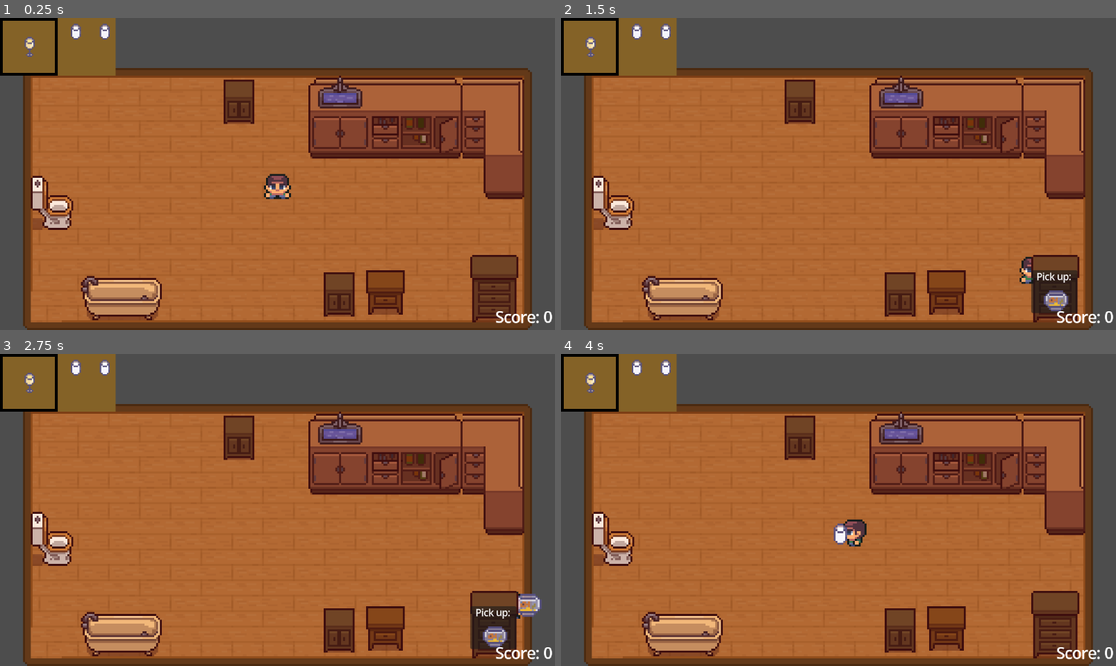
Above: before the commit, frames 1-4 (two rows, left to right).
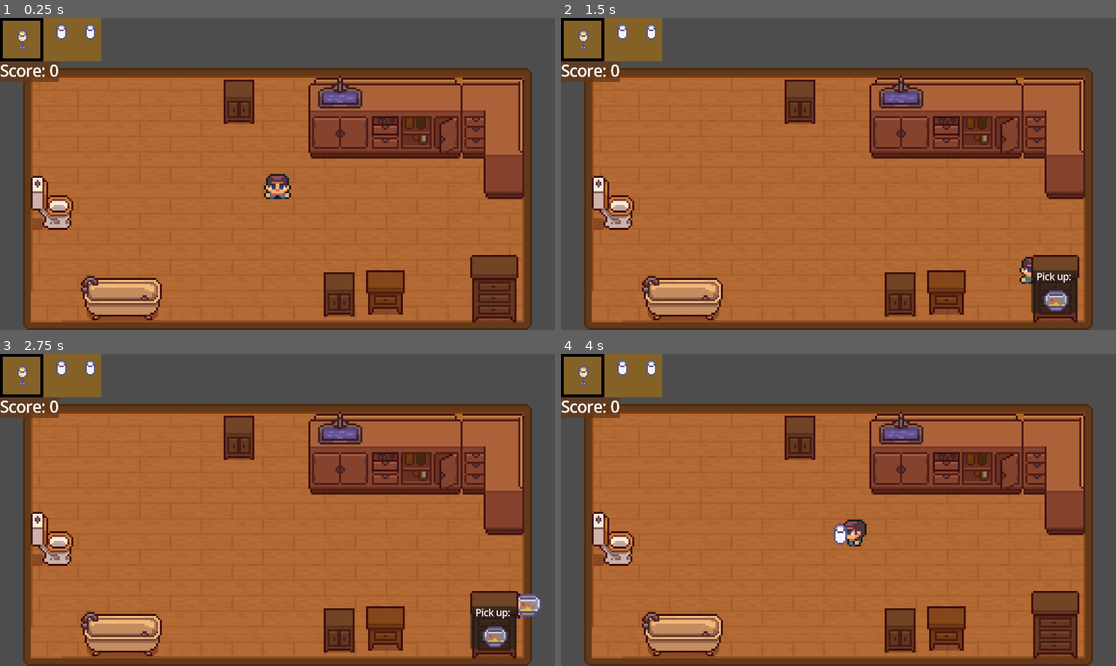
Above: after the commit, the same moments.

Repository: TristanAerikou/reagent_gamejam2026
Game: Godot game, scene res://scenes/main_scene.tscn
Two runs of this game, one before a commit and one after it. Both use one fixed random seed, a clock stepped at 60 frames per second and the inputs below.
Inputs:
- Up to frame 1 (0.25 s): no input
- Up to frame 2 (1.5 s): tap Enter at 0.5 s; hold D (ui_right) 0.53-1.28 s; tap F (drink) at 0.6, 1.35 s; tap Space (ui_select) at 0.77 s; hold S (ui_down) from 1.28 s (still down)
- Up to frame 3 (2.75 s): tap Space (ui_select) at 1.52, 2 s; release S (ui_down) at 2.03 s; hold D (ui_right) from 2.03 s (still down); tap F (drink) at 2.1 s
- Up to frame 4 (4 s): tap Enter at 2.75 s; release D (ui_right) at 2.78 s; hold Z (ui_up) 2.78-3.53 s; tap F (drink) at 2.85, 3.6 s; tap Space (ui_select) at 3.02, 3.77 s; hold Q (ui_left) from 3.53 s (still down)

The runs differ from the first frame. In frame 1, 2.3% of the frame differs, in the area x 0-100%, y 0-98%; in frame 2, 2.3%; in frame 3, 2.3%; in frame 4, 2.3%.

Commit message:
water in badkuip

Diff:
--- a/reagent-26-gamejam-project/scenes/main_scene.tscn
+++ b/reagent-26-gamejam-project/scenes/main_scene.tscn
@@ -309,6 +309,9 @@
 	%Orders.add_child.call_deferred(order)
 "
 
+[sub_resource type="StyleBoxFlat" id="StyleBoxFlat_c1pb6"]
+bg_color = Color(0.3882353, 0.21568628, 0.08627451, 0.7607843)
+
 [sub_resource type="RectangleShape2D" id="RectangleShape2D_si52b"]
 size = Vector2(90, 34)
 
@@ -357,55 +360,63 @@
 atlas = ExtResource("6_c16ls")
 region = Rect2(48, 0, 16, 32)
 
+[sub_resource type="AtlasTexture" id="AtlasTexture_7nt27"]
+atlas = ExtResource("6_c16ls")
+region = Rect2(144, 256, 32, 32)
+
+[sub_resource type="AtlasTexture" id="AtlasTexture_c1pb6"]
+atlas = ExtResource("2_7ykc4")
+region = Rect2(0, 80, 16, 16)
+
+[sub_resource type="RectangleShape2D" id="RectangleShape2D_mngbo"]
+size = Vector2(40, 48)
+
+[sub_resource type="AtlasTexture" id="AtlasTexture_si52b"]
+atlas = ExtResource("2_7ykc4")
+region = Rect2(48, 112, 16, 16)
+
+[sub_resource type="RectangleShape2D" id="RectangleShape2D_4w45t"]
+size = Vector2(27.999998, 32)
+
+[sub_resource type="AtlasTexture" id="AtlasTexture_k6f3i"]
+atlas = ExtResource("2_7ykc4")
+region = Rect2(0, 32, 16, 16)
+
+[sub_resource type="RectangleShape2D" id="RectangleShape2D_xdqt8"]
+size = Vector2(28, 32)
+
+[sub_resource type="AtlasTexture" id="AtlasTexture_xdqt8"]
+atlas = ExtResource("2_7ykc4")
+region = Rect2(48, 48, 16, 16)
+
+[sub_resource type="RectangleShape2D" id="RectangleShape2D_58gk3"]
+size = Vector2(32, 32)
+
+[sub_resource type="AtlasTexture" id="AtlasTexture_adb74"]
+atlas = ExtResource("2_7ykc4")
+region = Rect2(16, 80, 16, 16)
+
+[sub_resource type="RectangleShape2D" id="RectangleShape2D_u0fll"]
+size = Vector2(28, 28)
+
+[sub_resource type="AtlasTexture" id="AtlasTexture_18nlu"]
+atlas = ExtResource("2_7ykc4")
+region = Rect2(0, 96, 16, 16)
+
+[sub_resource type="RectangleShape2D" id="RectangleShape2D_r6p65"]
+size = Vector2(32, 28)
+
+[sub_resource type="AtlasTexture" id="AtlasTexture_bcnxi"]
+atlas = ExtResource("6_c16ls")
+region = Rect2(80, 256, 48, 32)
+
+[sub_resource type="AtlasTexture" id="AtlasTexture_58gk3"]
+atlas = ExtResource("4_c1pb6")
+region = Rect2(80, 256, 48, 32)
+
 [sub_resource type="AtlasTexture" id="AtlasTexture_01n6w"]
 atlas = ExtResource("6_c16ls")
 region = Rect2(80, 256, 48, 32)
-
-[sub_resource type="AtlasTexture" id="AtlasTexture_7nt27"]
-atlas = ExtResource("6_c16ls")
-region = Rect2(144, 256, 32, 32)
-
-[sub_resource type="AtlasTexture" id="AtlasTexture_c1pb6"]
-atlas = ExtResource("2_7ykc4")
-region = Rect2(0, 80, 16, 16)
-
-[sub_resource type="RectangleShape2D" id="RectangleShape2D_mngbo"]
-size = Vector2(40, 48)
-
-[sub_resource type="AtlasTexture" id="AtlasTexture_si52b"]
-atlas = ExtResource("2_7ykc4")
-region = Rect2(48, 112, 16, 16)
-
-[sub_resource type="RectangleShape2D" id="RectangleShape2D_4w45t"]
-size = Vector2(27.999998, 32)
-
-[sub_resource type="AtlasTexture" id="AtlasTexture_k6f3i"]
-atlas = ExtResource("2_7ykc4")
-region = Rect2(0, 32, 16, 16)
-
-[sub_resource type="RectangleShape2D" id="RectangleShape2D_xdqt8"]
-size = Vector2(28, 32)
-
-[sub_resource type="AtlasTexture" id="AtlasTexture_xdqt8"]
-atlas = ExtResource("2_7ykc4")
-region = Rect2(48, 48, 16, 16)
-
-[sub_resource type="RectangleShape2D" id="RectangleShape2D_58gk3"]
-size = Vector2(32, 32)
-
-[sub_resource type="AtlasTexture" id="AtlasTexture_adb74"]
-atlas = ExtResource("2_7ykc4")
-region = Rect2(16, 80, 16, 16)
-
-[sub_resource type="RectangleShape2D" id="RectangleShape2D_u0fll"]
-size = Vector2(28, 28)
-
-[sub_resource type="AtlasTexture" id="AtlasTexture_18nlu"]
-atlas = ExtResource("2_7ykc4")
-region = Rect2(0, 96, 16, 16)
-
-[sub_resource type="RectangleShape2D" id="RectangleShape2D_r6p65"]
-size = Vector2(32, 28)
 
 [sub_resource type="RectangleShape2D" id="RectangleShape2D_bcnxi"]
 size = Vector2(48, 26)
@@ -445,26 +456,22 @@
 offset_left = -144.0
 offset_top = -81.0
 offset_right = -104.0
-offset_bottom = -41.0
+offset_bottom = -51.0
 scale = Vector2(0.75, 0.75)
 metadata/_edit_use_anchors_ = true
 
-[node name="ScoreLabel" type="Label" parent="Camera2D" unique_id=1791488816]
+[node name="Score" type="PanelContainer" parent="Camera2D" unique_id=1767068375]
+offset_left = -144.0
+offset_top = -59.0
+offset_right = -83.0
+offset_bottom = -36.666664
+scale = Vector2(0.5, 0.5)
+theme_override_styles/panel = SubResource("StyleBoxFlat_c1pb6")
+
+[node name="ScoreLabel" type="Label" parent="Camera2D/Score" unique_id=1791488816]
 unique_name_in_owner = true
 z_index = 5
-anchors_preset = 3
-anchor_left = 1.0
-anchor_top = 1.0
-anchor_right = 1.0
-anchor_bottom = 1.0
-offset_left = 88.0
-offset_top = 61.0
-offset_right = 149.0
-offset_bottom = 84.0
-grow_horizontal = 0
-grow_vertical = 0
-scale = Vector2(0.4879681, 0.4879681)
-pivot_offset = Vector2(49.183563, 16.394516)
+layout_mode = 2
 size_flags_horizontal = 8
 size_flags_vertical = 8
 text = "Score: 0"
@@ -536,11 +543,6 @@
 y_sort_enabled = true
 position = Vector2(-20, -52)
 texture = SubResource("AtlasTexture_6u1mn")
-
-[node name="BadkuipSprite" type="Sprite2D" parent="." unique_id=1979908912]
-y_sort_enabled = true
-position = Vector2(-80, 48)
-texture = SubResource("AtlasTexture_01n6w")
 
 [node name="WCSprite" type="Sprite2D" parent="." unique_id=1060503331]
 position = Vector2(-112, 0)
@@ -607,6 +609,13 @@
 collision_layer = 4
 collision_mask = 6
 script = ExtResource("6_rt2n2")
+leeg_texture = SubResource("AtlasTexture_bcnxi")
+vol_texture = SubResource("AtlasTexture_58gk3")
+
+[node name="BadkuipSprite" type="Sprite2D" parent="Badkuip" unique_id=1979908912]
+y_sort_enabled = true
+position = Vector2(0, -4)
+texture = SubResource("AtlasTexture_01n6w")
 
 [node name="CollisionShape2D" type="CollisionShape2D" parent="Badkuip" unique_id=180214247]
 position = Vector2(0, -1)
--- a/reagent-26-gamejam-project/scripts/badkuip.gd
+++ b/reagent-26-gamejam-project/scripts/badkuip.gd
@@ -3,6 +3,9 @@
 
 const enums = preload("res://scripts/global_data.gd")
 const global_data = preload("res://scripts/global_data.tres")
+
+@export var leeg_texture: AtlasTexture
+@export var vol_texture: AtlasTexture
 
 var ingredients: Array[enums.Ingredient] = []
 
@@ -18,9 +21,13 @@
 	tex.texture = global_data.item_textures[ingredient]
 	%BadItems.add_child(tex)
 
+	if ingredient == enums.Ingredient.WATER:
+		$BadkuipSprite.texture = vol_texture
+
 func clear_badkuip() -> Array[enums.Ingredient]:
 	var copy := ingredients.duplicate()
 	ingredients.clear()
 	for child in %BadItems.get_children():
 		child.queue_free()
+	$BadkuipSprite.texture = leeg_texture
 	return copy
